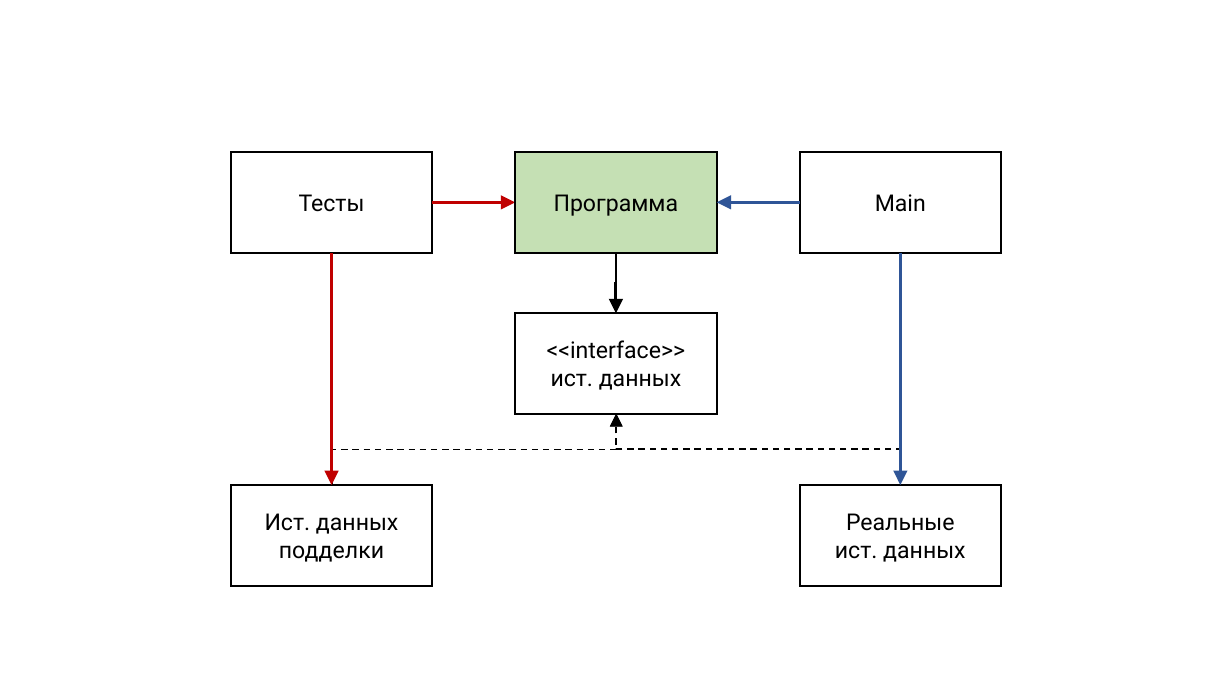
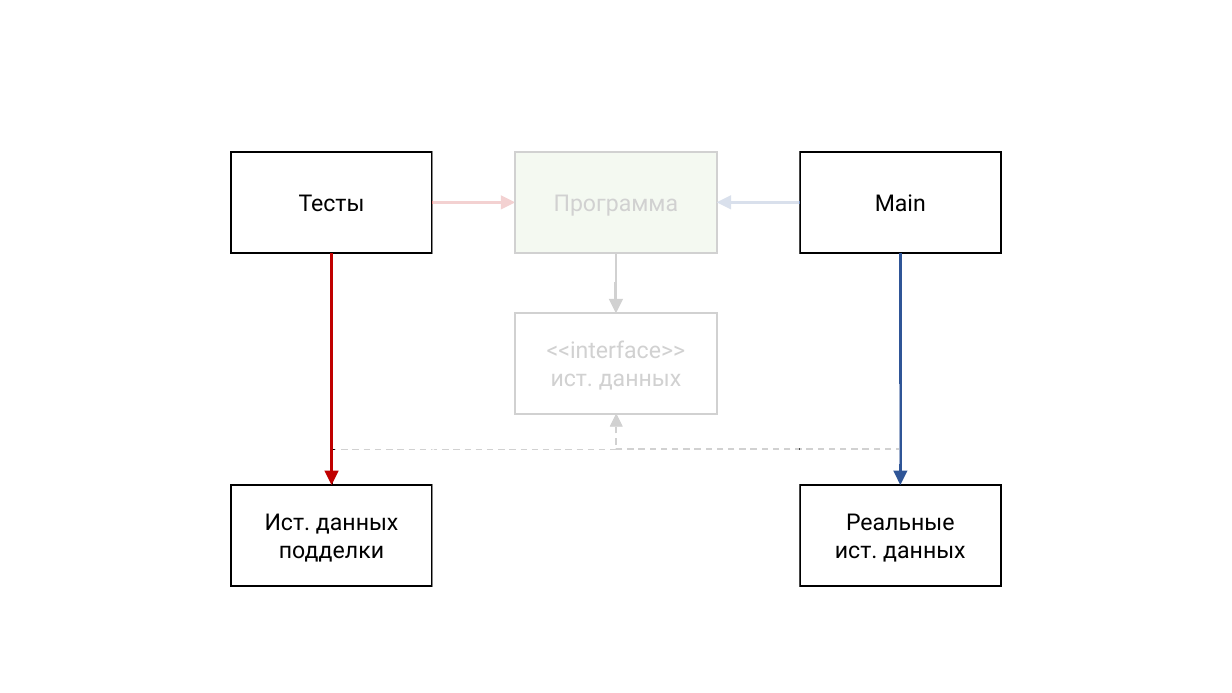
Before and after one commit to rkhaimov/brain-gym, a slide deck: slide 47 of Презентация.pptx. Drawn at 1232x693 pixels with LibreOffice and Linux fonts; fonts in the diff are those of the drawing; background and template pictures are left out. Boxes give left, top, right and bottom in pixels: in the first picture for what was removed or moved away, otherwise in the second. Text is boxed around its words. In the diff, an @@ line names an element or a change of style, - is before the commit and + after.

```diff
--- a/Презентация.pptx
+++ b/Презентация.pptx
@@ rectangle added at bbox=[433, 65, 799, 594], fill #FFFFFF at 82% opacity @@
@@ rectangle added at bbox=[335, 376, 434, 456], fill #FFFFFF at 82% opacity @@
@@ rectangle added at bbox=[800, 384, 900, 464], fill #FFFFFF at 82% opacity @@
```
Also in this commit, not shown: 4 other slides changed, 8 slides added, 11 other files.
